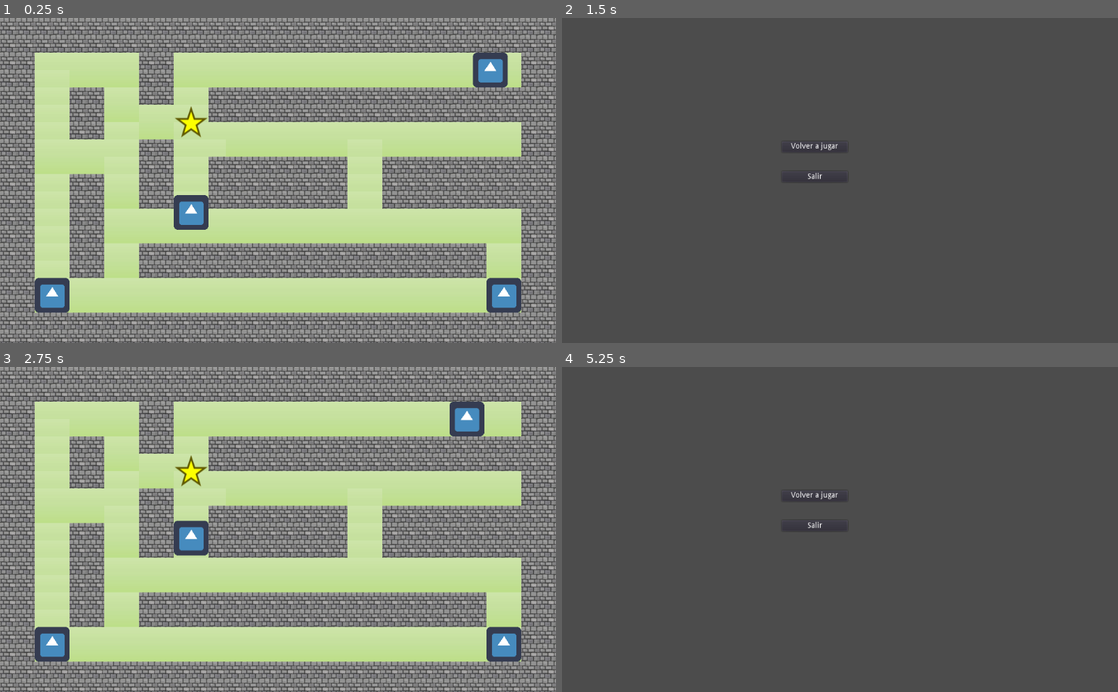
Above: before the commit, frames 1-4 (two rows, left to right).
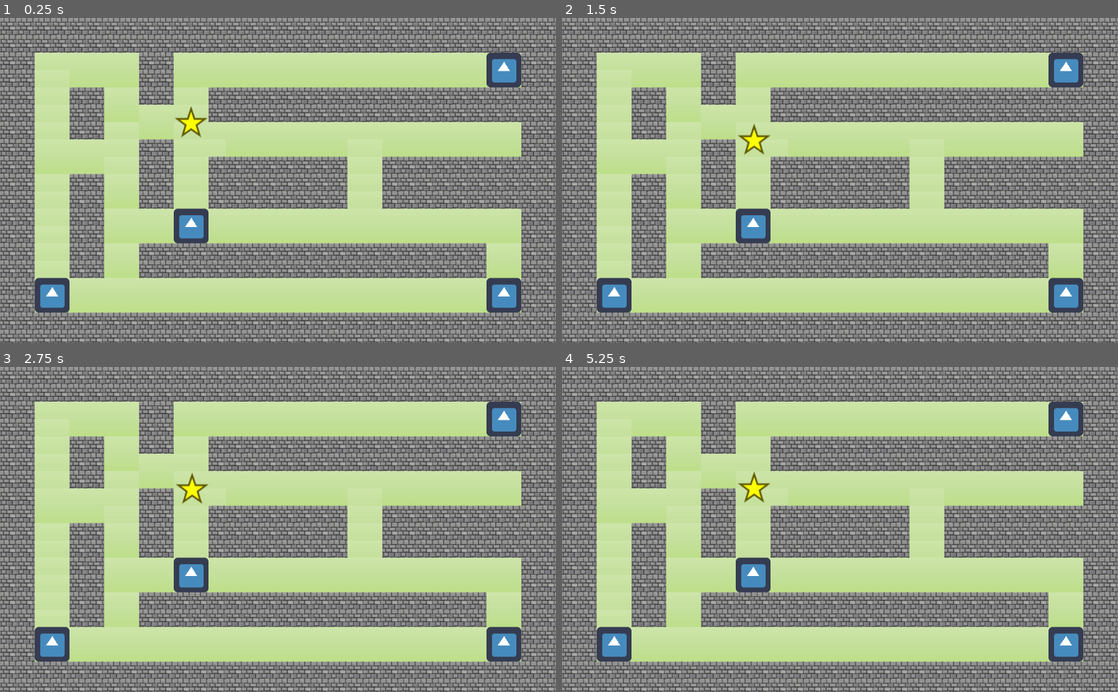
Above: after the commit, the same moments.

Repository: rakso-dev/ia-godot-proyecto-final
Game: Godot game, scene res://Game.tscn
Same seed, same stepped clock (60 frames per second), same inputs: the game is played once before the commit and once after it. The engine's default icon, where the game draws it, is replaced by a stand-in: a white triangle on a blue panel in a dark square.
Inputs (mouse positions are in pixels of both pictures, inside the frame that each line leads up to):
- Up to frame 1 (0.25 s): no input
- Up to frame 2 (1.5 s): hold Right (ui_right) 0.53-1.28 s; hold Down (ui_down) from 1.28 s (still down)
- Up to frame 3 (2.75 s): release Down (ui_down) at 2 s; click (250, 497) at 2 s, where only the run before the commit has a clickable "Volver a jugar"
- Up to frame 4 (5.25 s): hold Right (ui_right) 2.78-3.5 s; click (812, 497) at 3.5 s, where only the run before the commit has a clickable "Volver a jugar"; hold Up (ui_up) 4.28-5.03 s; hold Left (ui_left) from 5.03 s (still down)

The runs differ from the first frame. In frame 1, 1.4% of the frame differs, in the area x 31-94%, y 10-70%; in frame 2, 83%, in the area x 0-100%, y 0-100%; in frame 3, 3.1%; in frame 4, 83%.
Error after the commit: Invalid set index 'turns' (on base: 'GDScript') with value of type 'Array'. (res://Game.gd:57)

Commit message:
almost done with DFS

Diff:
--- a/Game.gd
+++ b/Game.gd
@@ -47,13 +47,20 @@
 	pass
 
 func _process(delta):
-	$"Bot-BFS".destiny = [turns[5], turns[2]]
-	$"Bot-AS".destiny = [turns[5]]
+	#$"Bot-BFS".destiny = [turns[5], turns[2]]
+	#$"Bot-AS".destiny = [turns[5]]
 
 	var vec_src = get_vecinity([int($Player.position.x), int($Player.position.y)])
-	var vec_BFS = get_vecinity([int($"Bot-BFS".position.x), int($"Bot-BFS".position.y)])
+	#var vec_BFS = get_vecinity([int($"Bot-BFS".position.x), int($"Bot-BFS".position.y)])
 	#print("src: {str}".format({"str": str(connections[vec_src])}))
 	#print("dest: {str}".format({"str": str(connections[vec_BFS])}))
+	DFSTree.turns = turns
+	DFSTree.connections = connections
+	var vec_DFS = get_vecinity([int($"Bot-DFS".position.x), int($"Bot-DFS".position.y)])
+	var DFS_root = DFSTree.new(vec_DFS)
+	DFS_root.DFS(vec_src)
+	DFSTree.way.invert()
+	$"Bot-DFS".destiny = DFSTree.way
 
 
 func is_between(p1, p2, pos):
@@ -95,3 +102,40 @@
 	if x or y == 0:
 		return 0
 	return x / y
+
+
+###### No existen las variables de clase, solo de instancia, hacer modificaciones ###########
+class DFSTree:
+	var turns
+	var connections
+	var way
+	var done
+	var pos
+	var branches
+
+	func _init(pos):
+		self.pos = pos
+		self.branches = []
+
+	func expand():
+		for item in connections[self.pos]:
+			self.branches.append(item)
+
+	func is_goal(goal):
+		return self.pos == goal
+
+	func DFS(goal):
+		if not self.pos:
+			return false
+		if self.pos in done:
+			return false
+		if is_goal(goal):
+			way.append(self.pos)
+			return true
+		done.append(self.pos)
+		self.expand()
+		for branch in self.branches:
+			if branch.DFS(goal):
+				way.append(goal)
+				return true
+		return false
